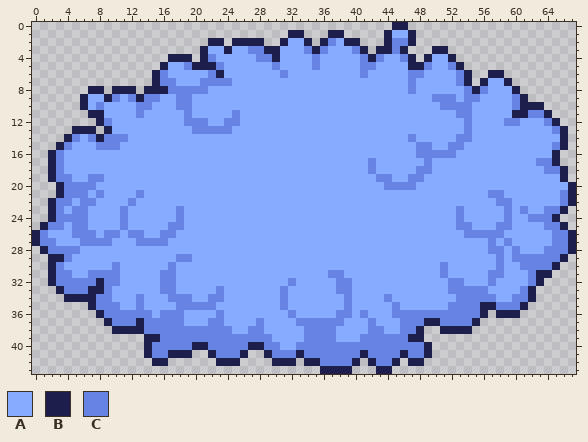
Sprite sheet: dark_tree2_crown.png. Above: the version before the commit.
The file is 68x44 pixels.
Palette (. is transparent): A #87abff  B #1e1e4c  C #6784e5
Pixels before (only the part around the change), first column x 0:
 0 .............................................BB.....................
 1 ................................BB...BB.....BAAB....................
 2 ......................BB.BBBB..BAAB.BCABB...BCCB....................
 3 .....................BAABAACCBBAAACBCAAACB.BBCB...BB................
 4 .................BBB.BCAAAAACCBAAAACAAAAACBCAACB.BAAB...............
 5 ................BAACBBBCAAAAAACAAAACAAAAACCAAAABBCAACB..............
 6 ...............BCAAAAACBAAAAAAACAAAAAAAAACAAAAACCAAAACB..BB.........
 7 ...............BCCAAACCCCAAAAAAAAAAAAAAAAAAAAAACAAAAACB.BAAB........
 8 .......BB.BBB.BBBCCCCCAAAAAAAAAAAAAAAAAAAAAAAAACAAAAAACBCAAAB.......
 9 ......BAABCACBCCAACCAAAAAAAAAAAAAAAAAAAAAAAAAAAAAACCCACCAAAACB......
10 ......BACAAAACCAAACCAAAAAAAAAAAAAAAAAAAAAAAAAAAAAAACCCCAAAAACBBB....
11 .......BBAAAACAAAAACAAAAACAAAAAAAAAAAAAAAAAAAAAAAAAAACCAAAAABBCCB...
12 ........BCAAAAAAAAACCCAACCAAAAAAAAAAAAAAAAAAAAAAAAAAAACAAAACCAAACB..
13 .....BBB.BAAAAAAAAAACCCCCAAAAAAAAAAAAAAAAAAAAAAAAAAAAACAAAAAAAAAACB.
14 ....BCACBCCCAAAAAAAAAAAAAAAAAAAAAAAAAAAAAAAAAAACAAAAACCAAAAAAAAAAAB.
15 ...BCAAACCCAAAAAAAAAAAAAAAAAAAAAAAAAAAAAAAAAAAAACCAACCAAAAAAAAAAACB.
16 ..BCAAAAAAAAAAAAAAAAAAAAAAAAAAAAAAAAAAAAAAAAAAAACCCCCAAAAAAAAAAAAB..
17 ..BCAAAAAAAAAAAAAAAAAAAAAAAAAAAAAAAAAAAAAACAAAAAACAAAAAAAAAAAAACCB..
18 ..BCAAAAAAAAAAAAAAAAAAAAAAAAAAAAAAAAAAAAAACAAAAACCAAAAAAAAAAAAAACCB.
19 ..BCCAACCAAAAAAAAAAAAAAAAAAAAAAAAAAAAAAAAAACCAACCAAAAAAAAAAAAAAAAAB.
20 ...BCCCCAAAAAAAAAAAAAAAAAAAAAAAAAAAAAAAAAAAACCCCAAAAAAAAAAAAAAAAAAAB
21 ...BCCCACAAAACAAAAAAAAAAAAAAAAAAAAAAAAAAAAAAAAAAAAAAAAAAACCAAAAAAACB
22 ..BCCACCAAAACAAAAAAAAAAAAAAAAAAAAAAAAAAAAAAAAAAAAAAAAAAAAACCAAAAAACB
23 ..BCACCAAAACAAAAAACAAAAAAAAAAAAAAAAAAAAAAAAAAAAAAAAAACAAAAACACAACCB.
24 ..BCCCCAAAACAAAAAACAAAAAAAAAAAAAAAAAAAAAAAAAAAAAAAAAACAAAAACAACCCB..
25 .BCCACCAAAACAAAAACCAAAAAAAAAAAAAAAAAAAAAAAAAAAAAAAAAACCAAACCAAAACCB.
26 BCAAACCCACCACCAACCAAAAAAAAAAAAAAAAAAAAAAAAAAAAAAAAAAAACCCCCAAAAAACCB
27 BCCAAACCCCAAACCCCAAAAAAAAAAAAAAAAAAAAAAAAAAAAAAAAAAAAAAAACACAAAAACCB
28 .BCCCCAAAAAAAAAAAAAAAAAAAAAAAAAAAAAAAAAAAAAAAAAAAAAAAAAAACCACAAACCCB
29 ..BBCAAAAAAAAAAAAACCAAAAAAAAAAAAAAAAAAAAAAAAAAAAAAAAAAAAAACACCCCCCB.
30 ..BCAAAAAACAAAAAACAAAAAAAAAAAAAAAAAAAAAAAAAAAAAAAAACAAAAAACAACCCCB..
31 ..BCCAACCCCAAAAACCAAAAAAAAAAAAAAAAAAACCAAAAAAAAAAAACAAAAACCAAACBB...
32 ..BCCCCCBCCAAAAACCAAAAAAAAAAAAAACAAAAACCAAAAAAAAAAAACCAAACAAAACB....
33 ...BCCCBBCAAAAAACCAAAAACAAAAAAACAAAAAACCAAAAAAAAAAAACCCCCAAAACB.....
34 ....BBBBCCAAACAAACCCAACCAAAAAAACAAAAAAACAAAACAAAAAAAACCCCCAACCB.....
35 .......BCCCAACAAAACCCCCAAAAAAAACAAAAAAACAAAAACAAAAAACCCCBBCCCB......
36 ........BCCCCCCACCCAAAACAAAAAAAACAAAAACCACAAACCCCCCCCCCCB.BBB.......
37 .........BCCCBCCCCCAAACCAAAACAAAACCCCCCAAACAAACCCBBCCCCB............
38 ..........BBBBCCCCCCCCCCCAACCAAAAACCCCAAAACCAACCB..BBBB.............
39 ..............BBCCCCCCCCCCCCCCAAAACCCCAAACCCCCCBB...................
40 ..............BCCCCCBBCCCCCBBCCAACCCCCCCCCCCCCCCCB..................
41 ..............BCCBBB..BCCCB..BCCCBCCCCCCCBCCCCBCCB..................
42 ...............BB......BBB....BBB.BBCCCCB.BCCB.BB...................
43 ....................................BBBB...BB.......................
And afterwards:
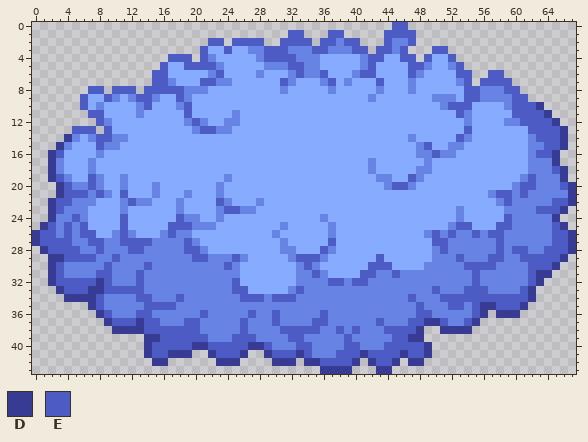
Colours new in this view: D #383b93  E #4c5cc4
Edits made:
Changed rows in their new state; - is an unchanged pixel.
first column x 0:
 0 ---------------------------------------------EE---------------------
 1 --------------------------------EE---EE-----EEEE--------------------
 2 ----------------------EE-EEEE--EEEE-EECEE---E--E--------------------
 3 ---------------------E--E----EEECC-EECCCEE-EE-E---EE----------------
 4 -----------------EEE-E-------EEEECC-------EE--EE-E--E---------------
 5 ----------------E--EEEE------C-CEEC-------E----EE----E--------------
 6 ---------------EE------E----C--ACECCE---CEE----E-----EE--EE---------
 7 ---------------EE----EE--------EC---CE-C---E----------E-EEEE--------
 8 -------EE-EEE-EEEEE------------C-----C-----C----------EE-CCEE-------
 9 ------E--E---EE---E-----------------------C-----------EECCCCEE------
10 ------E-------E----E--------------------------------EEE----CEEED----
11 -------EE----------E---------------------------------E------EEEED---
12 --------E-----------E----------------------------------------EEEED--
13 -----EEE-E-----------EE-------------------------------E-------EEEED-
14 ----D---EE-------------------------------------------E--------CEEED-
15 ---D----E----------------------------------------E------------CCEED-
16 --DE----C-----------------------------------------E-----------CEED--
17 --D----C------------------------------------------------------C--D--
18 --D----C------------------------------------------------------CC-ED-
19 --DE---E---C------------C----------------------E-------------CECCCD-
20 ---DE--EC--C---C-------C---------------------EE-------------CEECCCED
21 ---DEEECEC-E-A-C---C---C----------------------------------EECECCCC-D
22 --DEEC-----CECC---C----EC---C------------------------------ECCCCCEED
23 --DEC------------------CEECC--------------------------------C-CEEED-
24 --D--E-----E------ECC--C------------C----------------------ECC---D--
25 -DE-E-E----E-----EEECCC--------C-----C--------------CEE---EECCCC-ED-
26 DEECE-EE-A-E-A---ECC----------C------C-----------CECEC-E-EECCCCCCEED
27 DEEEEC-EE-CEEEE--CCEC----------C-----E------------EECCCCC-E-CCCCCEED
28 -DEEEECCECCCEECCCCCEEC---------CC---EC------------CECCCCC-ECEECCEEED
29 --DDEEEECCECCCCCCC--EECCCEC-----CEEEC------E------CCCECCCEEC-EEEEED-
30 --DECCCCCE-CCCECC-CCCCCCEC-------CEC------EEE----CC-CCEEEE-CC-EEED--
31 --DE-CC-EE-CCECC--CCCCCCCC-------CCECAA--EECCECCCCC-CCCEC--CCCEDD---
32 --DEEEEEDE-CCECC--CCCCCCCE------ACCCCEE-EECCCCCCCCCC--CEC-CCCCED----
33 ---DEEEDDEEEEECC--CCCCC-CEE----ACECCCC--CCCCCCCCCCEC--EEECCCCED-----
34 ----DDDDE-CCCEECC-E-CC--CCEEECEEECCCCCC-CCCC-CCECCCEEEEEEEEEEED-----
35 -------DE--CC-EEEE-----CCCCCCCC-CCCCCCC-CCCCC-CCECCCEE-EDDEEED------
36 --------DE---EEC---CCEC-CCCECCEC-CCCEC--C-CCC---EE-----ED-DDD-------
37 ---------DEEEDEE---EEC--CCEC-CECC--EE--CCC-ECC-EEDDE--ED------------
38 ----------DDDDEEEEEEE----CE--CCEEEEE--ECEC--EEEED--DDDD-------------
39 --------------DDEEEEEE---EEE--CCEE----CEC----EEDD-------------------
40 --------------DEEEEEDDEEEEEDDE-CCEE----EE---EEEEED------------------
41 --------------DEEDDD--DEEED--DEEEDE---EEEDEEEEDEED------------------
42 ---------------DD------DDD----DDD-DDEEEED-DEED-DD-------------------
43 ------------------------------------DDDD---DD-----------------------
Where, in picture pixels (left, top, right, bottom), the same in both pictures:
changed: (32, 22, 576, 374)
